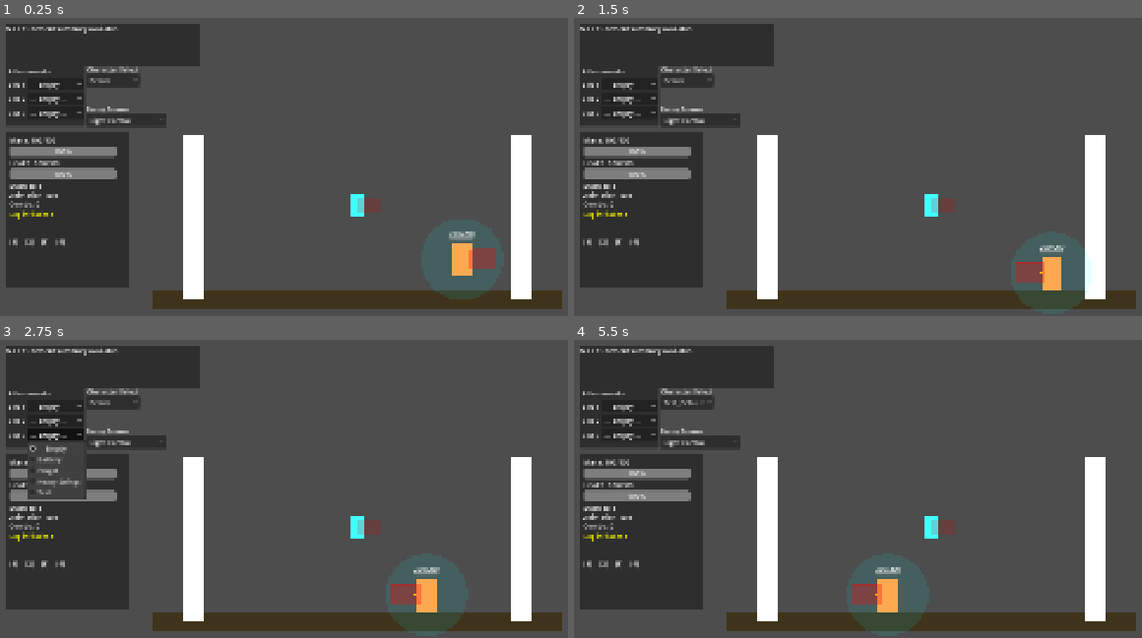
Above: before the commit, frames 1-4 (two rows, left to right).
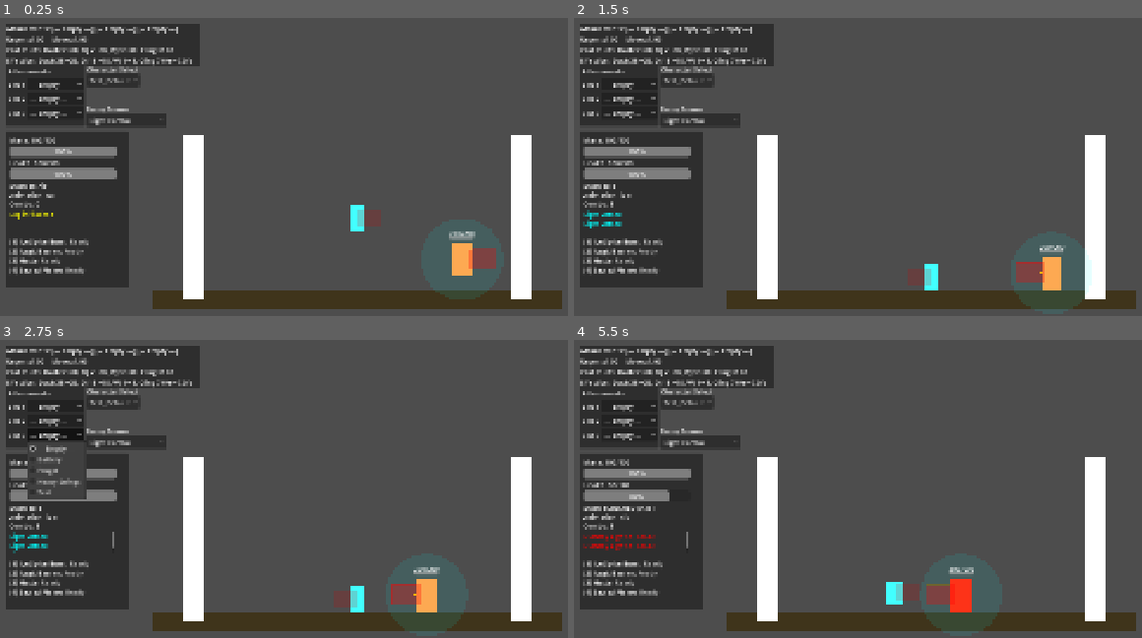
Above: after the commit, the same moments.

Repository: Korasyl/ManaBrawl
Game: Godot game, scene res://scenes/test_environment/test_environment.tscn
Same seed, same stepped clock (60 frames per second), same inputs: the game is played once before the commit and once after it.
Inputs (mouse positions are in pixels of both pictures, inside the frame that each line leads up to):
- Up to frame 1 (0.25 s): no input
- Up to frame 2 (1.5 s): click "— Empty —" at 0.5 s; click "— Empty —" at 1.25 s
- Up to frame 3 (2.75 s): click "— Empty —" at 2 s
- Up to frame 4 (5.5 s): click "Fervor" (after the commit: "Test_Default") at 2.75 s; click "Light Combo" at 3.5 s; click "Test_Default" at 4.25 s; move the mouse to (1102, 393) at 5.02 s; press the mouse at (1102, 393) at 5.03 s; hold D (move_right) from 5.03 s (still down); tap W (jump) at 5.27 s; right-click (1102, 393) at 5.3 s

The runs differ from the first frame. In frame 1, 2.6% of the frame differs, in the area x 1-68%, y 2-86%; in frame 2, 3.0%; in frame 3, 3.0%; in frame 4, 4.9%, in the area x 1-71%, y 2-92%.
Error before the commit: Parse Error: Cannot infer the type of "dir" variable because the value doesn't have a set type. (res://characters/player.gd:1364)

Commit message:
Fixed Light Attack Spell Cast Bug

Diff:
--- a/characters/player.gd
+++ b/characters/player.gd
@@ -101,6 +101,8 @@
 var channel_spell_index: int = -1
 var channel_fire_timer: float = 0.0
 var suppress_light_attack_release_once: bool = false
+const POST_SPELL_MELEE_LOCKOUT: float = 0.08
+var post_spell_melee_lockout_timer: float = 0.0
 var active_toggles: Array[bool] = [false, false, false, false]
 
 ## Placement mode state (for "placement" cast type spells)
@@ -180,6 +182,7 @@
 		if respawn_timer <= 0:
 			respawn()
 		update_hud()
+		queue_redraw()
 		return
 
 	# --- Timers (always tick) ---
@@ -216,6 +219,8 @@
 	if queue_regen_lock_timer > 0:
 		queue_regen_lock_timer -= delta
 
+	if post_spell_melee_lockout_timer > 0:
+		post_spell_melee_lockout_timer -= delta
 
 	# Spell cooldowns
 	for i in 4:
@@ -274,6 +279,7 @@
 		update_hud()
 		update_facing_direction()
 		update_animation()
+		queue_redraw()
 		return
 
 	# --- Normal action processing ---
@@ -305,8 +311,7 @@
 	update_hud()
 	update_facing_direction()
 	update_animation()
-	if is_in_ranged_mode or queued_spell_index >= 0:
-		queue_redraw()
+	queue_redraw()
 
 func handle_movement(delta):
 	# Get input direction
@@ -705,7 +710,10 @@
 
 func handle_attack_input():
 	if suppress_light_attack_release_once:
-		suppress_light_attack_release_once = false
+		if Input.is_action_just_released("light_attack"):
+			suppress_light_attack_release_once = false
+			heavy_charge_timer = 0.0
+			is_charging_heavy = false
 		return
 
 	# Can't melee while in ranged mode, spell queue, coalescing, dashing, recovery, blocking, or on cooldown
@@ -714,6 +722,8 @@
 	if is_coalescing or is_dashing or coalescence_recovery_timer > 0 or wall_jump_lock_timer > 0 or is_blocking:
 		return
 	if melee_cooldown_timer > 0:
+		return
+	if post_spell_melee_lockout_timer > 0:
 		return
 
 	# Light attack (tap) or Heavy attack (hold and release)
@@ -970,6 +980,7 @@
 	channel_spell_index = -1
 	channel_fire_timer = 0.0
 	suppress_light_attack_release_once = false
+	post_spell_melee_lockout_timer = 0.0
 	is_placing = false
 	placement_locked = false
 
@@ -1171,6 +1182,7 @@
 	channel_spell_index = -1
 	channel_fire_timer = 0.0
 	suppress_light_attack_release_once = false
+	post_spell_melee_lockout_timer = 0.0
 	active_toggles = [false, false, false, false]
 	is_placing = false
 	placement_locked = false
@@ -1210,6 +1222,7 @@
 	channel_spell_index = -1
 	channel_fire_timer = 0.0
 	suppress_light_attack_release_once = false
+	post_spell_melee_lockout_timer = 0.0
 	spell_cooldowns = [0.0, 0.0, 0.0, 0.0]
 	active_toggles = [false, false, false, false]
 	is_placing = false
@@ -1236,6 +1249,18 @@
 		return stats.ranged_mode
 	return _default_ranged_mode
 
+func _spend_ranged_mana(mode: RangedModeData) -> bool:
+	if mode.mana_cost <= 0.0:
+		return true
+	var mana_ctx := {
+		ContextKeys.SOURCE: self,
+		ContextKeys.ATTACK_ID: "ranged_basic",
+		ContextKeys.DAMAGE_TYPE: mode.damage_type,
+		ContextKeys.TEAM_ID: team_id,
+	}
+	var spent := use_mana(mode.mana_cost, "ranged_attack", mana_ctx)
+	return spent > 0.0
+
 func handle_ranged_mode():
 	# Can't enter ranged mode during these states
 	if is_attacking or is_blocking or is_coalescing or is_dashing:
@@ -1255,7 +1280,8 @@
 		if Input.is_action_just_pressed("light_attack") and ranged_cooldown_timer <= 0 and queued_spell_index < 0:
 			match mode.mode_type:
 				"free_aim":
-					fire_projectile(mode)
+					if _spend_ranged_mana(mode):
+						fire_projectile(mode)
 				"targeted":
 					if _fire_targeted_ranged(mode):
 						ranged_cooldown_timer = mode.fire_cooldown
@@ -1327,6 +1353,9 @@
 	if (not is_target_ally) and not mode.targeted_affect_enemies:
 		return false
 
+	if not _spend_ranged_mana(mode):
+		return false
+
 	if mode.targeted_delivery == "projectile":
 		_fire_targeted_ranged_projectile(mode, target)
 	else:
@@ -1361,7 +1390,10 @@
 ## Fire a homing projectile that delivers targeted ranged mode effects on hit.
 ## Used when RangedModeData.targeted_delivery == "projectile".
 func _fire_targeted_ranged_projectile(mode: RangedModeData, target: Node) -> void:
-	var dir := (target.global_position - global_position).normalized()
+	if not (target is Node2D):
+		return
+	var target_node := target as Node2D
+	var dir: Vector2 = (target_node.global_position - global_position).normalized()
 	var scene := mode.projectile_scene if mode.projectile_scene else projectile_scene
 	var proj = scene.instantiate()
 	proj.global_position = _get_projectile_spawn_base() + dir * 40
@@ -1625,6 +1657,9 @@
 		"targeted":
 			_fire_targeted_projectile(spell, target_body)
 
+	suppress_light_attack_release_once = true
+	post_spell_melee_lockout_timer = POST_SPELL_MELEE_LOCKOUT
+
 	if debug_hud:
 		debug_hud.log_action("[color=violet]Cast: %s[/color]" % spell.spell_name)
 
@@ -1923,8 +1958,8 @@
 			var mode := _get_effective_ranged_mode()
 			if mode.mode_type == "targeted":
 				var target := _get_ranged_target_near_cursor(mode.targeted_max_range_from_cursor, mode.targeted_allow_self)
-				if target != null:
-					var target_local := target.global_position - global_position
+				if target is Node2D:
+					var target_local: Vector2 = target.global_position - global_position
 					var is_tgt_ally := is_ally(target)
 					var indicator_color := Color(0.3, 1.0, 0.3, 0.6) if is_tgt_ally else Color(1.0, 0.3, 0.3, 0.6)
 					draw_circle(target_local, 18.0, Color(indicator_color.r, indicator_color.g, indicator_color.b, 0.15))
--- a/resources/ranged_modes/cauterizing_fire.tres
+++ b/resources/ranged_modes/cauterizing_fire.tres
@@ -1,22 +1,16 @@
-[gd_resource type="Resource" script_class="RangedModeData" format=3]
+[gd_resource type="Resource" script_class="RangedModeData" format=3 uid="uid://bu6mvdmcr5e74"]
 
-[ext_resource type="Script" path="res://scripts/combat/ranged_mode_data.gd" id="1_rmd"]
+[ext_resource type="Script" uid="uid://k6koplk8b1p2" path="res://scripts/combat/ranged_mode_data.gd" id="1_rmd"]
 
 [resource]
 script = ExtResource("1_rmd")
 mode_name = "Cauterizing Fire"
 mode_type = "targeted"
 damage = 0.0
-damage_type = "ranged"
-interrupt_type = "flinch"
-projectile_speed = 600.0
 projectile_color = Color(1, 0.6, 0.2, 1)
-fire_cooldown = 0.55
-move_speed_mult = 0.7
+fire_cooldown = 1.5
+mana_cost = 8.0
 targeted_max_range_from_cursor = 260.0
-targeted_allow_self = true
-targeted_affect_allies = true
-targeted_affect_enemies = true
 targeted_burst_damage = 10.0
 targeted_burst_heal = 10.0
 targeted_dot_duration = 3.0
--- a/resources/ranged_modes/default_free_aim.tres
+++ b/resources/ranged_modes/default_free_aim.tres
@@ -1,15 +1,6 @@
-[gd_resource type="Resource" script_class="RangedModeData" format=3]
+[gd_resource type="Resource" script_class="RangedModeData" format=3 uid="uid://bklsp5uj1r7r3"]
 
-[ext_resource type="Script" path="res://scripts/combat/ranged_mode_data.gd" id="1_rmd"]
+[ext_resource type="Script" uid="uid://k6koplk8b1p2" path="res://scripts/combat/ranged_mode_data.gd" id="1_rmd"]
 
 [resource]
 script = ExtResource("1_rmd")
-mode_name = "Basic Ranged"
-mode_type = "free_aim"
-damage = 8.0
-damage_type = "ranged"
-interrupt_type = "flinch"
-projectile_speed = 600.0
-projectile_color = Color(1, 0.9, 0.3, 1)
-fire_cooldown = 0.4
-move_speed_mult = 0.7
--- a/scripts/combat/ranged_mode_data.gd
+++ b/scripts/combat/ranged_mode_data.gd
@@ -15,6 +15,7 @@
 
 ## Mode behavior
 @export var fire_cooldown: float = 0.4
+@export var mana_cost: float = 5.0
 @export var move_speed_mult: float = 0.7  # Movement speed while in ranged mode
 
 
